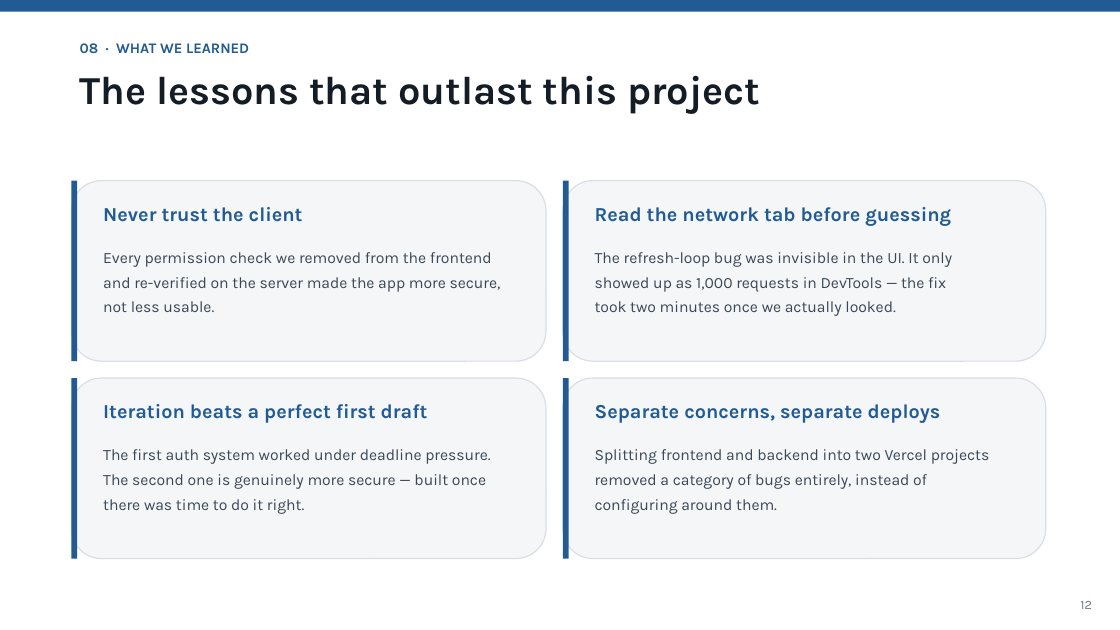
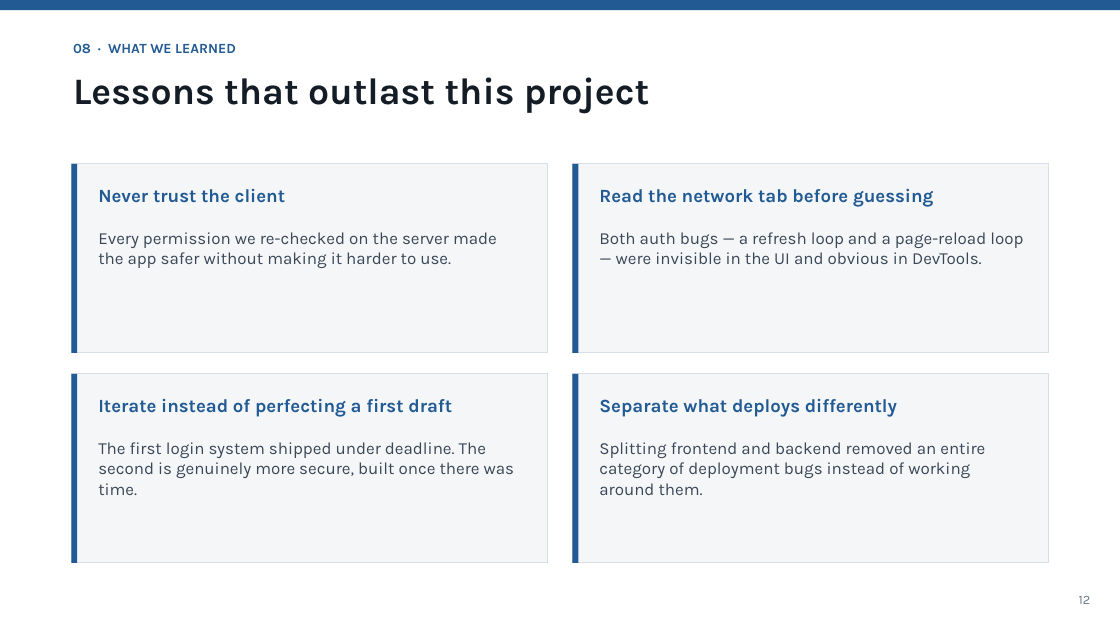
Before and after one commit to suleymantofik0-byte/attendance-system, a slide deck: slide 12 of Attendance-System-Presentation.pptx. Drawn at 1120x630 pixels with LibreOffice and Linux fonts; fonts in the diff are those of the drawing. Boxes give left, top, right and bottom in pixels: in the first picture for what was removed or moved away, otherwise in the second. Text is boxed around its words. In the diff, an @@ line names an element or a change of style, - is before the commit and + after.

```diff
--- a/Attendance-System-Presentation.pptx
+++ b/Attendance-System-Presentation.pptx
@@ text "08 · WHAT WE LEARNED" at box(73, 43, 236, 53): size 12.5 to 12 pt @@
@@ text at box(73, 77, 649, 114): text changed; size 34 to 32 pt @@
-The lessons that outlast this project
+Lessons that outlast this project
@@ rectangle: place and size @@
-rectangle at box(71, 181, 77, 361)
+rectangle at box(71, 164, 77, 353)
@@ rectangle: place and size @@
-rectangle at box(71, 181, 546, 361)
+rectangle at box(71, 164, 548, 353)
@@ rectangle: place and size @@
-rectangle at box(563, 181, 569, 361)
+rectangle at box(573, 164, 579, 353)
@@ rounded rectangle to rectangle; outline #D8DEE6 1 pt to #D8DEE6 0.75 pt in 4 elements at box(71, 374, 548, 563), box(573, 374, 1049, 563), box(71, 164, 548, 353), box(573, 164, 1049, 353) @@
@@ rectangle: place and size @@
-rectangle at box(563, 181, 1046, 361)
+rectangle at box(573, 164, 1049, 353)
@@ text "Never trust the client": place and size @@
-text "Never trust the client" at box(103, 207, 303, 222)
+text "Never trust the client" at box(98, 189, 285, 203)
@@ text "Never trust the client" at box(98, 189, 285, 203): size 17 to 16 pt @@
@@ text "Read the network tab before ..." at box(599, 189, 934, 207): size 17 to 16 pt @@
@@ text "Read the network tab before ...": place and size @@
-text "Read the network tab before ..." at box(595, 207, 951, 226)
+text "Read the network tab before ..." at box(599, 189, 934, 207)
@@ text at box(98, 232, 497, 268): text changed; size 13.5 to 14.5 pt @@
-Every permission check we removed from the frontend
-and re-verified on the server made the app more secure,
-not less usable.
+Every permission we re-checked on the server made the app safer without making it harder to use.
@@ text at box(599, 232, 1023, 264): text changed; size 13.5 to 14.5 pt @@
-The refresh-loop bug was invisible in the UI. It only
-showed up as 1,000 requests in DevTools — the fix
-took two minutes once we actually looked.
+Both auth bugs — a refresh loop and a page-reload loop — were invisible in the UI and obvious in DevTools.
@@ rectangle: place and size @@
-rectangle at box(71, 378, 77, 559)
+rectangle at box(71, 374, 77, 563)
@@ rectangle: place and size @@
-rectangle at box(71, 378, 546, 559)
+rectangle at box(71, 374, 548, 563)
@@ rectangle: place and size @@
-rectangle at box(563, 378, 569, 559)
+rectangle at box(573, 374, 579, 563)
@@ rectangle: place and size @@
-rectangle at box(563, 378, 1046, 559)
+rectangle at box(573, 374, 1049, 563)
@@ text at box(98, 399, 452, 417): text changed; size 17 to 16 pt @@
-Iteration beats a perfect first draft
+Iterate instead of perfecting a first draft
@@ text at box(599, 399, 897, 417): text changed; size 17 to 16 pt @@
-Separate concerns, separate deploys
+Separate what deploys differently
@@ text at box(98, 442, 514, 495): text changed; size 13.5 to 14.5 pt @@
-The first auth system worked under deadline pressure.
-The second one is genuinely more secure — built once
-there was time to do it right.
+The first login system shipped under deadline. The second is genuinely more secure, built once there was time.
@@ text at box(599, 442, 985, 495): text changed; size 13.5 to 14.5 pt @@
-Splitting frontend and backend into two Vercel projects
-removed a category of bugs entirely, instead of
-configuring around them.
+Splitting frontend and backend removed an entire category of deployment bugs instead of working around them.
@@ text "12": place and size @@
-text "12" at box(1080, 601, 1092, 609)
+text "12" at box(1079, 596, 1091, 604)
```
Also in this commit, not shown: 12 other slides changed.
